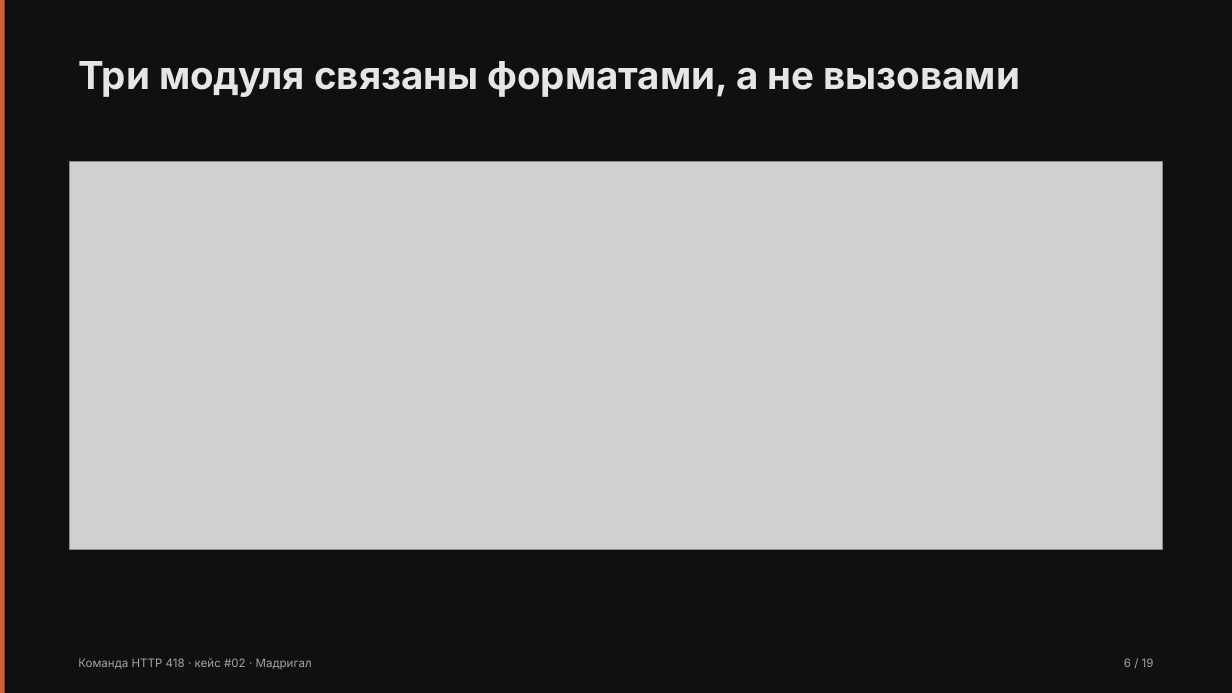
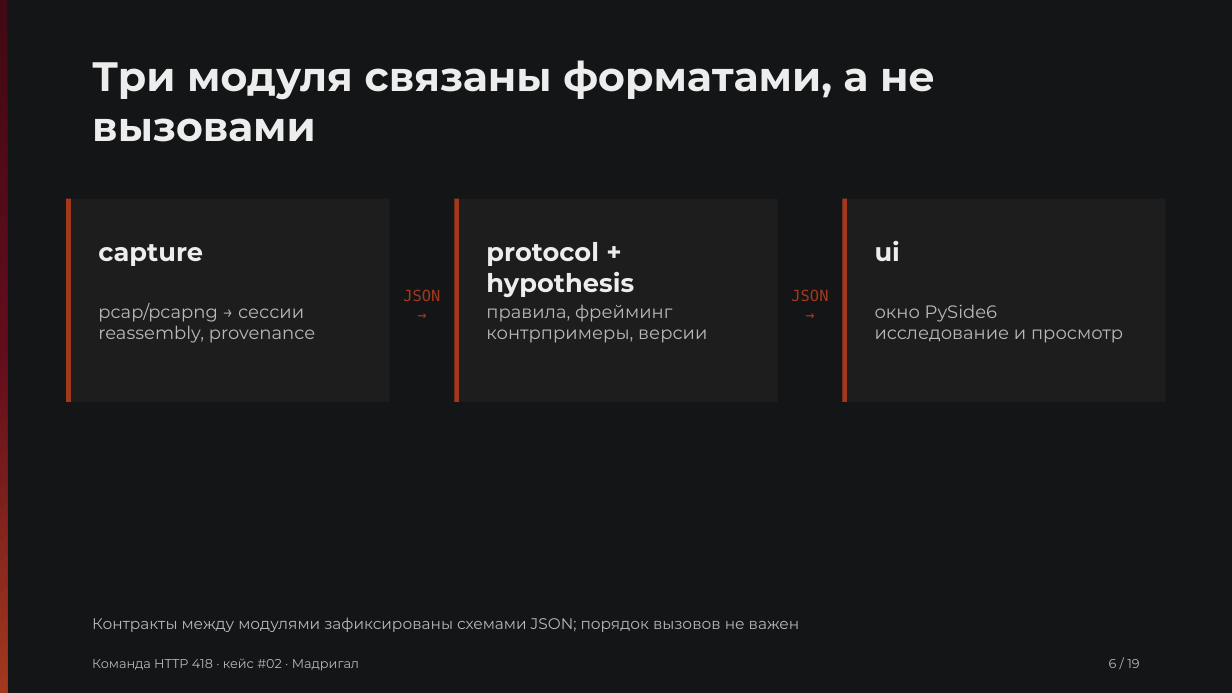
Before and after one commit to Pavel1778/madrigal-protocol-lab, a slide deck: slide 6 of presentation/slides.pptx. Drawn at 1232x693 pixels with LibreOffice and Linux fonts; fonts in the diff are those of the drawing; grey boxes stand for pictures. Boxes give left, top, right and bottom in pixels: in the first picture for what was removed or moved away, otherwise in the second. Text is boxed around its words. In the diff, an @@ line names an element or a change of style, - is before the commit and + after.

```diff
--- a/presentation/slides.pptx
+++ b/presentation/slides.pptx
@@ rectangle at [0,0,1232,693]: fill #0E1011 to #131516; shadow off @@
@@ rectangle at [0,0,7,693]: fill #D0603A to gradient #410913 to #610D1C to #A2391D; shadow off @@
@@ text "Три модуля связаны форматами, а ...": place and size @@
-text "Три модуля связаны форматами, а ..." at [78,61,1020,97]
+text "Три модуля связаны форматами, а ..." at [92,60,935,142]
@@ text "Три модуля связаны форматами, а ..." at [92,60,935,142]: size 30 to 32 pt, font Inter to Montserrat, text colour #E8E6E3 to #EDEDED @@
@@ picture removed at [69,162,1163,549] @@
@@ rectangle added at [67,199,390,402], fill #1D1D1D @@
@@ rectangle added at [67,199,71,402], fill #A2391D @@
@@ rectangle added at [455,199,778,402], fill #1D1D1D @@
@@ rectangle added at [455,199,459,402], fill #A2391D @@
@@ rectangle added at [843,199,1166,402], fill #1D1D1D @@
@@ rectangle added at [843,199,848,402], fill #A2391D @@
@@ text added at [98,244,203,266], 20 pt, text #EDEDED, bold @@
+capture
@@ text added at [486,242,634,297], 20 pt, text #EDEDED, bold @@
+protocol + hypothesis
@@ text added at [875,241,900,261], 20 pt, text #EDEDED, bold @@
+ui
@@ text added at [403,289,440,301], 12 pt, text #A2391D @@
+JSON →
@@ text added at [791,289,828,301], 12 pt, text #A2391D @@
+JSON →
@@ text added at [98,303,315,343], 14 pt, text #B8B8B8 @@
+pcap/pcapng → сессии
+reassembly, provenance
@@ text added at [486,305,707,343], 14 pt, text #B8B8B8 @@
+правила, фрейминг
+контрпримеры, версии
@@ text added at [875,304,1123,343], 14 pt, text #B8B8B8 @@
+окно PySide6
+исследование и просмотр
@@ text added at [92,617,800,632], 12 pt, text #B8B8B8 @@
+Контракты между модулями зафиксированы схемами JSON; порядок вызовов не важен
@@ text "Команда HTTP 418 · кейс ...": place and size @@
-text "Команда HTTP 418 · кейс ..." at [78,658,312,669]
+text "Команда HTTP 418 · кейс ..." at [92,658,359,671]
@@ text "Команда HTTP 418 · кейс ..." at [92,658,359,671]: size 9 to 10 pt, font Inter to Montserrat, text colour #A8A29E to #B8B8B8 @@
@@ text "6 / 19" at [1109,659,1139,668]: size 9 to 10 pt, font Inter to Montserrat, text colour #A8A29E to #B8B8B8 @@
@@ text "6 / 19": place and size @@
-text "6 / 19" at [1124,658,1154,667]
+text "6 / 19" at [1109,659,1139,668]
```
Also in this commit, not shown: 18 other slides changed, 41 other files.
